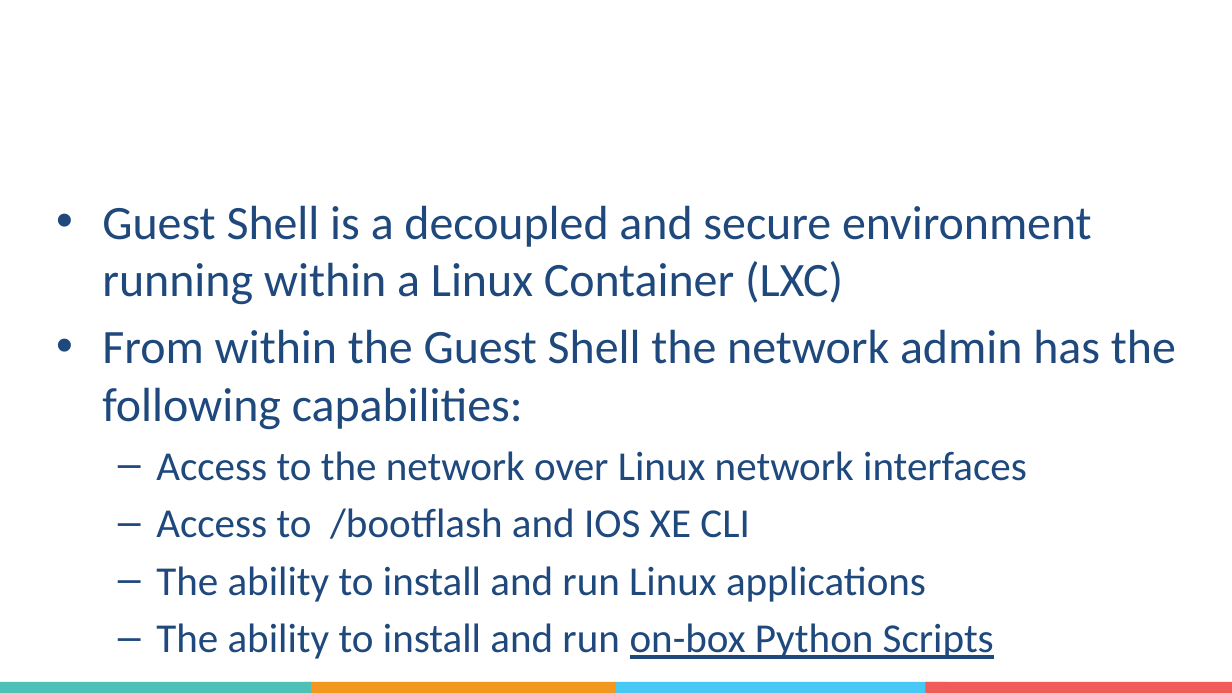
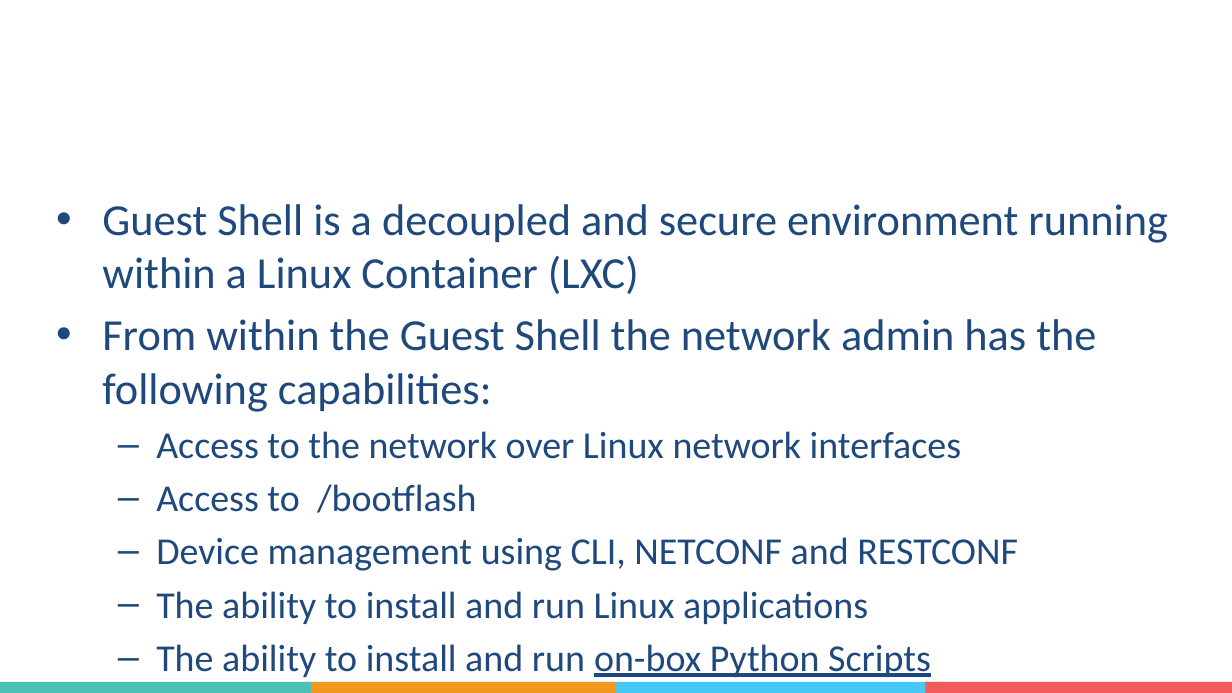
Before and after one commit to obrigg/DevNet_Create_2018, a slide deck: slide 10 of DevNetCreate-ConfigApprove.pptx. Drawn at 1232x693 pixels with LibreOffice and Linux fonts; fonts in the diff are those of the drawing; background and template pictures are left out. Boxes give left, top, right and bottom in pixels: in the first picture for what was removed or moved away, otherwise in the second. Text is boxed around its words. In the diff, an @@ line names an element or a change of style, - is before the commit and + after.

```diff
--- a/DevNetCreate-ConfigApprove.pptx
+++ b/DevNetCreate-ConfigApprove.pptx
@@ text at (x1=102, y1=204, x2=1168, y2=677): size 28 to 25.9 pt in "Guest Shell is a decoupled and secure ...", "From within the Guest Shell the network ..."; size 24 to 22.2 pt in "Access to the network over Linux network ...", "The ability to install and run Linux ...", "The ability to install and run on-box ..." @@
@@ title at (x1=102, y1=204, x2=303, y2=236): text changed @@
-Guest Shell Overview
+IOS XE Guest Shell Overview
@@ text at (x1=156, y1=484, x2=1018, y2=571): text changed; size 24 to 22.2 pt @@
-  – Access to /bootflash and IOS XE CLI
+  – Access to /bootflash
+  – Device management using CLI, NETCONF and RESTCONF
```
Also in this commit, not shown: 16 other slides changed, 1 other file.
